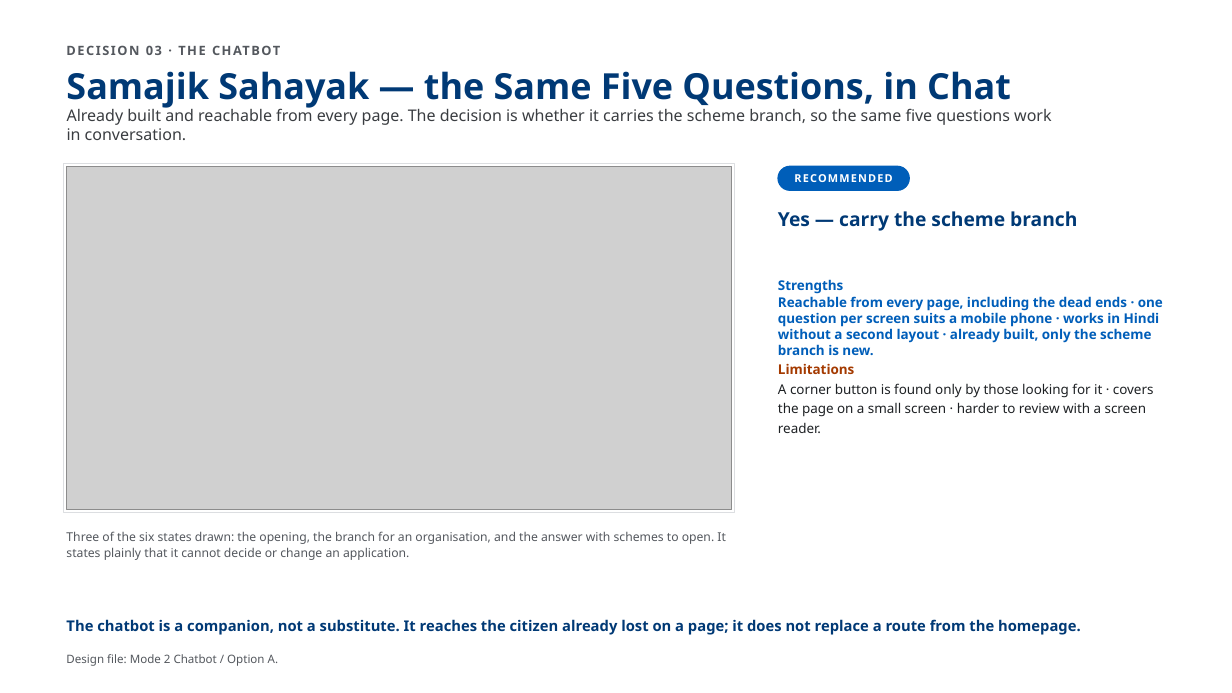
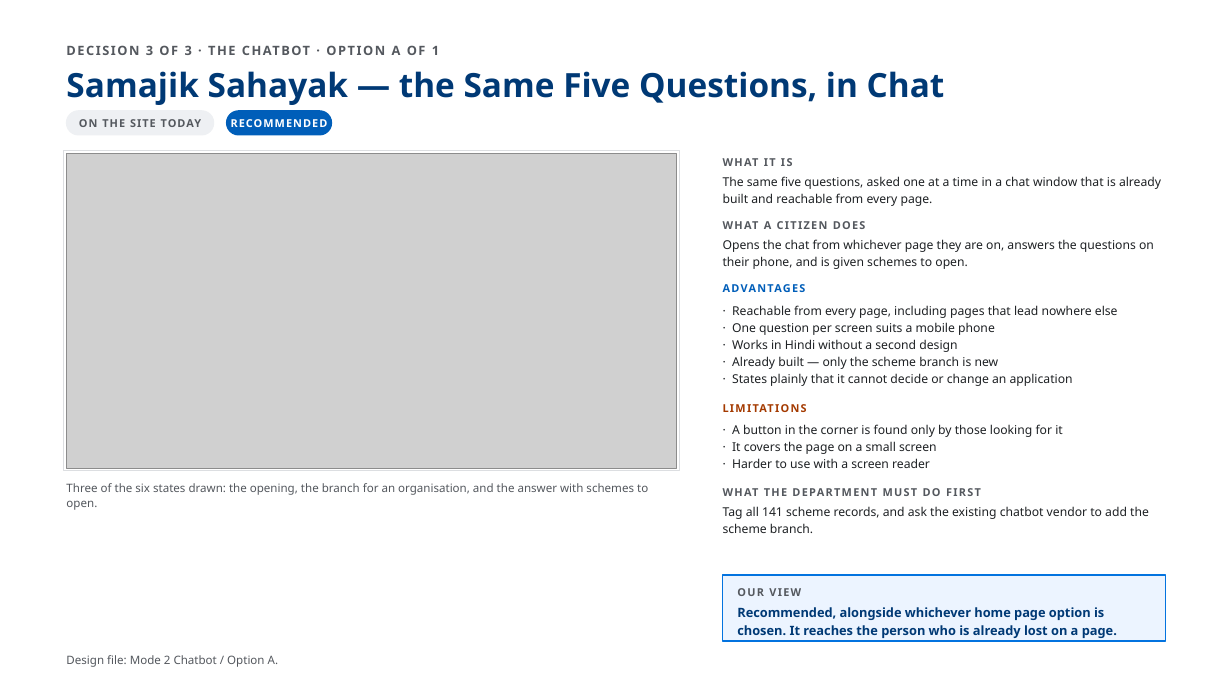
Before and after one commit to AkashShivanand/mosje, a slide deck: slide 9 of docs/plans/MoSJE-Persona-Scheme-Discovery.pptx (slide 5 before the commit). Drawn at 1232x693 pixels with LibreOffice and Linux fonts; fonts in the diff are those of the drawing; grey boxes stand for pictures. Boxes give left, top, right and bottom in pixels: in the first picture for what was removed or moved away, otherwise in the second. Text is boxed around its words. In the diff, an @@ line names an element or a change of style, - is before the commit and + after.

```diff
--- a/docs/plans/MoSJE-Persona-Scheme-Discovery.pptx
+++ b/docs/plans/MoSJE-Persona-Scheme-Discovery.pptx
@@ text at bbox=[146, 45, 439, 55]: text changed @@
-DECISION 03 · THE CHATBOT
+DECISION 3 OF 3 · THE CHATBOT · OPTION A OF 1
@@ text "Samajik Sahayak — the Same ..." at bbox=[66, 71, 945, 105]: size 28 to 26 pt @@
@@ text removed at bbox=[67, 106, 1051, 140] @@
-Already built and reachable from every page. The decision is whether it carries the scheme branch, so the same five questions work in conversation.
@@ rounded rectangle added at bbox=[67, 111, 213, 135], fill #EEF0F3, outline #EEF0F3 1 pt @@
@@ text added at bbox=[79, 119, 201, 127], 8.5 pt, text #54585E, bold @@
+ON THE SITE TODAY
@@ text "RECOMMENDED": place and size @@
-text "RECOMMENDED" at bbox=[778, 166, 909, 190]
+text "RECOMMENDED" at bbox=[231, 119, 328, 127]
@@ text "RECOMMENDED" at bbox=[231, 119, 328, 127]: letter spacing 0.9 to 0.8 pt @@
@@ rounded rectangle: place and size @@
-rounded rectangle at bbox=[778, 166, 909, 190]
+rounded rectangle at bbox=[226, 111, 332, 135]
@@ rectangle: place and size @@
-rectangle at bbox=[64, 164, 735, 513]
+rectangle at bbox=[64, 151, 679, 471]
@@ picture: place and size @@
-picture at bbox=[67, 166, 732, 510]
+picture at bbox=[67, 153, 677, 469]
@@ text added at bbox=[723, 153, 1165, 170], 8.5 pt, text #54585E, bold @@
+WHAT IT IS
@@ text added at bbox=[723, 176, 1161, 206], 9.5 pt, text #1E2124 @@
+The same five questions, asked one at a time in a chat window that is already built and reachable from every page.
@@ text added at bbox=[723, 239, 1154, 269], 9.5 pt, text #1E2124 @@
+Opens the chat from whichever page they are on, answers the questions on their phone, and is given schemes to open.
@@ text added at bbox=[764, 221, 772, 229], 8.5 pt, text #54585E, bold @@
+WHAT A CITIZEN DOES
@@ text removed at bbox=[778, 211, 1077, 231] @@
-Yes — carry the scheme branch
@@ text added at bbox=[723, 279, 1165, 296], 8.5 pt, text #005EB9, bold @@
+ADVANTAGES
@@ text at bbox=[732, 305, 1118, 386]: text changed; size 10.5 to 9.5 pt @@
-Strengths
-Reachable from every page, including the dead ends · one question per screen suits a mobile phone · works in Hindi without a second layout · already built, only the scheme branch is new.
-Limitations
-A corner button is found only by those looking for it · covers the page on a small screen · harder to review with a screen reader.
+· Reachable from every page, including pages that lead nowhere else
+· One question per screen suits a mobile phone
+· Works in Hindi without a second design
+· Already built — only the scheme branch is new
+· States plainly that it cannot decide or change an application
@@ text added at bbox=[723, 399, 1165, 416], 8.5 pt, text #A43A00, bold @@
+LIMITATIONS
@@ text added at bbox=[732, 424, 1063, 468], 9.5 pt, text #1E2124 @@
+· A button in the corner is found only by those looking for it
+· It covers the page on a small screen
+· Harder to use with a screen reader
@@ text at bbox=[66, 483, 648, 510]: text changed; size 9.5 to 9 pt @@
-Three of the six states drawn: the opening, the branch for an organisation, and the answer with schemes to open. It states plainly that it cannot decide or change an application.
+Three of the six states drawn: the opening, the branch for an organisation, and the answer with schemes to open.
@@ text added at bbox=[723, 483, 1165, 500], 8.5 pt, text #54585E, bold @@
+WHAT THE DEPARTMENT MUST DO FIRST
@@ text added at bbox=[723, 506, 1149, 533], 9.5 pt, text #1E2124 @@
+Tag all 141 scheme records, and ask the existing chatbot vendor to add the scheme branch.
@@ rectangle added at bbox=[723, 575, 1165, 641], fill #ECF4FF, outline #0373DF 1.25 pt @@
@@ text added at bbox=[737, 588, 801, 596], 8.5 pt, text #54585E, bold @@
+OUR VIEW
@@ text removed at bbox=[66, 619, 1081, 635] @@
-The chatbot is a companion, not a substitute. It reaches the citizen already lost on a page; it does not replace a route from the homepage.
@@ text added at bbox=[737, 607, 1117, 638], 10 pt, text #003975, bold @@
+Recommended, alongside whichever home page option is chosen. It reaches the person who is already lost on a page.
```
Also in this commit, not shown: 5 other slides changed, 6 slides added, 2 slides removed, 3 other files.
